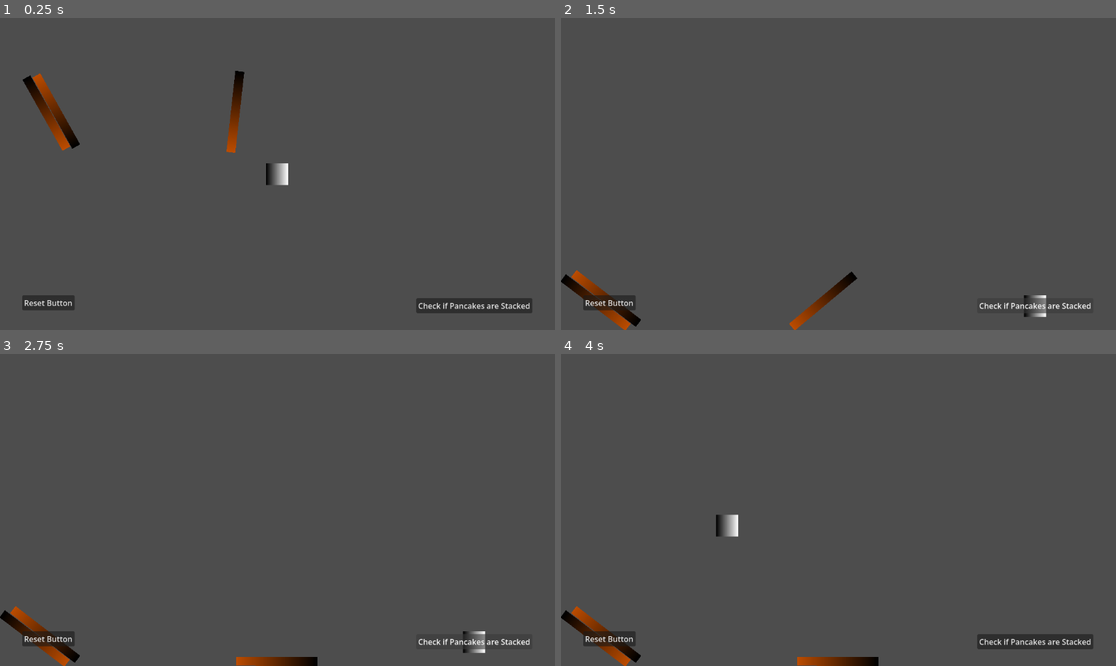
Above: before the commit, frames 1-4 (two rows, left to right).
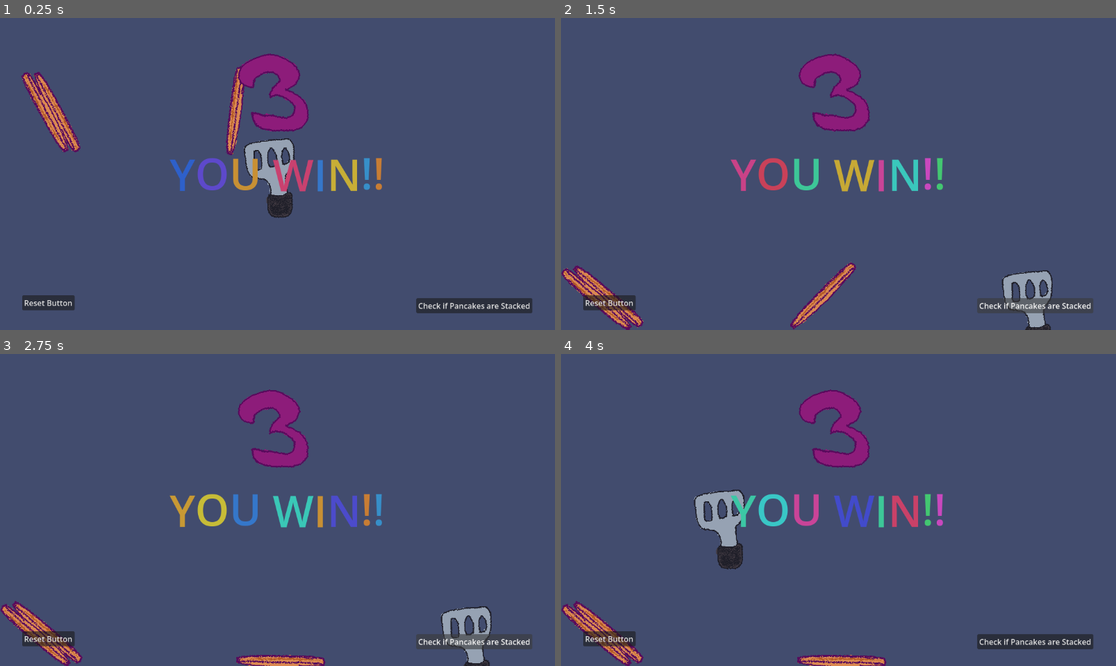
Above: after the commit, the same moments.

Repository: AudaciousGabe/twenty-four-games-twenty-four-hours
Game: Godot game, scene res://games/3_pancakes/three_pancakes.tscn
Same seed, same stepped clock (60 frames per second), same inputs: the game is played once before the commit and once after it.
Inputs (mouse positions are in pixels of both pictures, inside the frame that each line leads up to):
- Up to frame 1 (0.25 s): no input
- Up to frame 2 (1.5 s): click "Check if Pancakes are Stacked" at 0.5 s; click "Check if Pancakes are Stacked" at 1.25 s
- Up to frame 3 (2.75 s): click "Check if Pancakes are Stacked" at 2 s
- Up to frame 4 (4 s): move the mouse to (960, 494) at 2.77 s; move the mouse to (727, 525) at 3.52 s

The runs differ from the first frame. In frame 1, 98% of the frame differs, in the area x 0-100%, y 0-100%; in frame 2, 99%; in frame 3, 99%; in frame 4, 99%.

Commit message:
Pancakes Done for now

Diff:
--- a/games/3_pancakes/pancake_rigid_body_2d.tscn
+++ b/games/3_pancakes/pancake_rigid_body_2d.tscn
@@ -1,20 +1,30 @@
 [gd_scene format=3 uid="uid://cuse2x71wq7jl"]
 
+[ext_resource type="Texture2D" uid="uid://4vmpv2nxnud8" path="res://games/3_pancakes/assets/pancake-export1.png" id="1_oal8j"]
+[ext_resource type="Texture2D" uid="uid://canslbf2gapq4" path="res://games/3_pancakes/assets/pancake-export2.png" id="2_ll5a4"]
+[ext_resource type="Texture2D" uid="uid://dvrxrn5v0spc0" path="res://games/3_pancakes/assets/pancake-export3.png" id="3_f8isu"]
+
+[sub_resource type="AnimatedTexture" id="AnimatedTexture_gaysn"]
+frames = 3
+speed_scale = 3.0
+frame_0/texture = ExtResource("1_oal8j")
+frame_1/texture = ExtResource("2_ll5a4")
+frame_1/duration = 1.0
+frame_2/texture = ExtResource("3_f8isu")
+frame_2/duration = 1.0
+
 [sub_resource type="CapsuleShape2D" id="CapsuleShape2D_d36eb"]
-height = 176.0
-
-[sub_resource type="Gradient" id="Gradient_oyj82"]
-colors = PackedColorArray(0, 0, 0, 1, 0.7338774, 0.2962267, 6.863445e-05, 1)
-
-[sub_resource type="GradientTexture2D" id="GradientTexture2D_gy2lo"]
-gradient = SubResource("Gradient_oyj82")
+height = 178.34305
 
 [node name="PancakeRigidBody2D" type="RigidBody2D" unique_id=1446616087]
 
+[node name="Sprite2D" type="Sprite2D" parent="." unique_id=440770745]
+position = Vector2(18, -6.0000005)
+scale = Vector2(1, 0.699)
+texture = SubResource("AnimatedTexture_gaysn")
+
 [node name="CollisionShape2D" type="CollisionShape2D" parent="." unique_id=850610185]
+position = Vector2(-2, -4.656613e-10)
 rotation = -1.5736566
+scale = Vector2(1.0127312, 1.0541439)
 shape = SubResource("CapsuleShape2D_d36eb")
-
-[node name="Sprite2D" type="Sprite2D" parent="." unique_id=440770745]
-scale = Vector2(2.6451693, 0.29134783)
-texture = SubResource("GradientTexture2D_gy2lo")
--- a/games/3_pancakes/three_pancakes.gd
+++ b/games/3_pancakes/three_pancakes.gd
@@ -10,6 +10,7 @@
 @export var spawn_path_2d: Path2D
 @export var spawn_path_follow_2d: PathFollow2D
 @export var pancake_rigid_body_2d_scene: PackedScene
+@export var you_win_rich_text_label: RichTextLabel
 
 
 # Called when the node enters the scene tree for the first time.
@@ -65,6 +66,7 @@
 
 
 func win() -> void:
+	you_win_rich_text_label.show()
 	print("You Win!")
 
 
--- a/games/3_pancakes/three_pancakes.tscn
+++ b/games/3_pancakes/three_pancakes.tscn
@@ -2,14 +2,34 @@
 
 [ext_resource type="Script" uid="uid://cu4exjbaiuc8g" path="res://games/3_pancakes/three_pancakes.gd" id="1_nrmqq"]
 [ext_resource type="PackedScene" uid="uid://cuse2x71wq7jl" path="res://games/3_pancakes/pancake_rigid_body_2d.tscn" id="2_h28ff"]
+[ext_resource type="Texture2D" uid="uid://ddneoibo0va0" path="res://games/3_pancakes/assets/spat-export1.png" id="3_oj8ms"]
+[ext_resource type="Texture2D" uid="uid://k1vbgbaaph7m" path="res://games/3_pancakes/assets/spat-export2.png" id="4_uvojn"]
+[ext_resource type="Texture2D" uid="uid://bpyqhmj36e1l6" path="res://games/3_pancakes/assets/spat-export3.png" id="5_w8wpm"]
+[ext_resource type="Texture2D" uid="uid://b617vvxkhiolo" path="res://games/3_pancakes/assets/3-export1.png" id="6_uidng"]
+[ext_resource type="Texture2D" uid="uid://criuo10odd65u" path="res://games/3_pancakes/assets/3-export2.png" id="7_c6hww"]
+[ext_resource type="Texture2D" uid="uid://qrj7lsrf4ua2" path="res://games/3_pancakes/assets/3-export3.png" id="8_40crv"]
+[ext_resource type="PackedScene" uid="uid://b3brncikbm1pr" path="res://scenes/palette_sprite_2d.tscn" id="9_10rwa"]
 
-[sub_resource type="Gradient" id="Gradient_nrmqq"]
+[sub_resource type="AnimatedTexture" id="AnimatedTexture_vnk63"]
+frames = 3
+speed_scale = 3.0
+frame_0/texture = ExtResource("3_oj8ms")
+frame_1/texture = ExtResource("4_uvojn")
+frame_1/duration = 1.0
+frame_2/texture = ExtResource("5_w8wpm")
+frame_2/duration = 1.0
 
-[sub_resource type="GradientTexture2D" id="GradientTexture2D_h28ff"]
-gradient = SubResource("Gradient_nrmqq")
+[sub_resource type="RectangleShape2D" id="RectangleShape2D_jmdbg"]
+size = Vector2(65.913246, 93.984116)
 
-[sub_resource type="CircleShape2D" id="CircleShape2D_h28ff"]
-radius = 23.086792
+[sub_resource type="RectangleShape2D" id="RectangleShape2D_kqvk1"]
+size = Vector2(46.25943, 32.50882)
+
+[sub_resource type="RectangleShape2D" id="RectangleShape2D_wmsnj"]
+size = Vector2(47.64691, 49.343792)
+
+[sub_resource type="RectangleShape2D" id="RectangleShape2D_xjklj"]
+size = Vector2(47.64691, 49.343792)
 
 [sub_resource type="WorldBoundaryShape2D" id="WorldBoundaryShape2D_nrmqq"]
 
@@ -25,6 +45,15 @@
 }
 point_count = 2
 
+[sub_resource type="AnimatedTexture" id="AnimatedTexture_4aa8n"]
+frames = 3
+speed_scale = 3.0
+frame_0/texture = ExtResource("6_uidng")
+frame_1/texture = ExtResource("7_c6hww")
+frame_1/duration = 1.0
+frame_2/texture = ExtResource("8_40crv")
+frame_2/duration = 1.0
+
 [node name="3_pancakes" type="Node" unique_id=486549961 node_paths=PackedStringArray("cursor_collision_animatable_body_2d", "pancakes_container_node_2d", "spawn_path_2d", "spawn_path_follow_2d")]
 script = ExtResource("1_nrmqq")
 cursor_collision_animatable_body_2d = NodePath("CanvasLayer/Node2D/CursorCollisionAnimatableBody2D")
@@ -33,6 +62,14 @@
 spawn_path_2d = NodePath("CanvasLayer/Node2D/SpawnPath2D")
 spawn_path_follow_2d = NodePath("CanvasLayer/Node2D/SpawnPath2D/SpawnPathFollow2D")
 pancake_rigid_body_2d_scene = ExtResource("2_h28ff")
+
+[node name="ColorRect" type="ColorRect" parent="." unique_id=1391163150]
+anchors_preset = 15
+anchor_right = 1.0
+anchor_bottom = 1.0
+grow_horizontal = 2
+grow_vertical = 2
+color = Color(0.25882354, 0.29803923, 0.43137255, 1)
 
 [node name="CanvasLayer" type="CanvasLayer" parent="." unique_id=2147046496]
 
@@ -45,10 +82,28 @@
 [node name="Sprite2D" type="Sprite2D" parent="CanvasLayer/Node2D/CursorCollisionAnimatableBody2D" unique_id=229554797]
 position = Vector2(-1.0000007, 0.50000095)
 scale = Vector2(0.71875, 0.70312506)
-texture = SubResource("GradientTexture2D_h28ff")
+texture = SubResource("AnimatedTexture_vnk63")
 
 [node name="CollisionShape2D" type="CollisionShape2D" parent="CanvasLayer/Node2D/CursorCollisionAnimatableBody2D" unique_id=1336088109]
-shape = SubResource("CircleShape2D_h28ff")
+position = Vector2(-15, -34)
+rotation = -1.7013743
+shape = SubResource("RectangleShape2D_jmdbg")
+
+[node name="CollisionShape2D2" type="CollisionShape2D" parent="CanvasLayer/Node2D/CursorCollisionAnimatableBody2D" unique_id=300336112]
+position = Vector2(1.1276886, 19.816364)
+rotation = -1.7013743
+shape = SubResource("RectangleShape2D_kqvk1")
+
+[node name="CollisionShape2D3" type="CollisionShape2D" parent="CanvasLayer/Node2D/CursorCollisionAnimatableBody2D" unique_id=714847519]
+position = Vector2(6.4361563, 63.591816)
+rotation = -1.7013743
+shape = SubResource("RectangleShape2D_wmsnj")
+
+[node name="CollisionShape2D4" type="CollisionShape2D" parent="CanvasLayer/Node2D/CursorCollisionAnimatableBody2D" unique_id=379049899]
+position = Vector2(-16.999998, -14.999998)
+rotation = -2.6040423
+scale = Vector2(0.8319676, 1.0954124)
+shape = SubResource("RectangleShape2D_xjklj")
 
 [node name="WorldCollisionsNode2D" type="Node2D" parent="CanvasLayer/Node2D" unique_id=718471493]
 
@@ -103,5 +158,35 @@
 offset_bottom = 613.0
 text = "Check if Pancakes are Stacked"
 
+[node name="TextureRect" type="TextureRect" parent="CanvasLayer2/Control" unique_id=811777882]
+layout_mode = 0
+offset_left = 412.0
+offset_top = 33.0
+offset_right = 767.0
+offset_bottom = 294.0
+texture = SubResource("AnimatedTexture_4aa8n")
+
+[node name="YouWinRichTextLabel" type="RichTextLabel" parent="CanvasLayer2/Control" unique_id=1579858966]
+custom_minimum_size = Vector2(595.23, 169.61)
+layout_mode = 1
+anchors_preset = 8
+anchor_left = 0.5
+anchor_top = 0.5
+anchor_right = 0.5
+anchor_bottom = 0.5
+offset_left = -297.615
+offset_top = -84.805
+offset_right = 297.615
+offset_bottom = 84.805
+grow_horizontal = 2
+grow_vertical = 2
+theme_override_font_sizes/normal_font_size = 90
+bbcode_enabled = true
+text = "[wave][rainbow]YOU WIN!!"
+horizontal_alignment = 1
+vertical_alignment = 1
+
+[node name="PaletteSprite2D" parent="." unique_id=556498429 instance=ExtResource("9_10rwa")]
+
 [connection signal="pressed" from="CanvasLayer2/Control/StartButton" to="." method="_on_start_button_pressed"]
 [connection signal="pressed" from="CanvasLayer2/Control/CheckIfPancakesAreStackedButton" to="." method="_on_check_if_pancakes_are_stacked_button_pressed"]
Not shown, added: games/3_pancakes/assets/3-export1.png.import
Not shown, added: games/3_pancakes/assets/3-export2.png.import
Not shown, added: games/3_pancakes/assets/3-export3.png.import
Not shown, added: games/3_pancakes/assets/pancake-export1.png.import
Not shown, added: games/3_pancakes/assets/pancake-export2.png.import
Not shown, added: games/3_pancakes/assets/pancake-export3.png.import
Not shown, added: games/3_pancakes/assets/spat-export1.png.import
Not shown, added: games/3_pancakes/assets/spat-export2.png.import
Not shown, added: games/3_pancakes/assets/spat-export3.png.import
